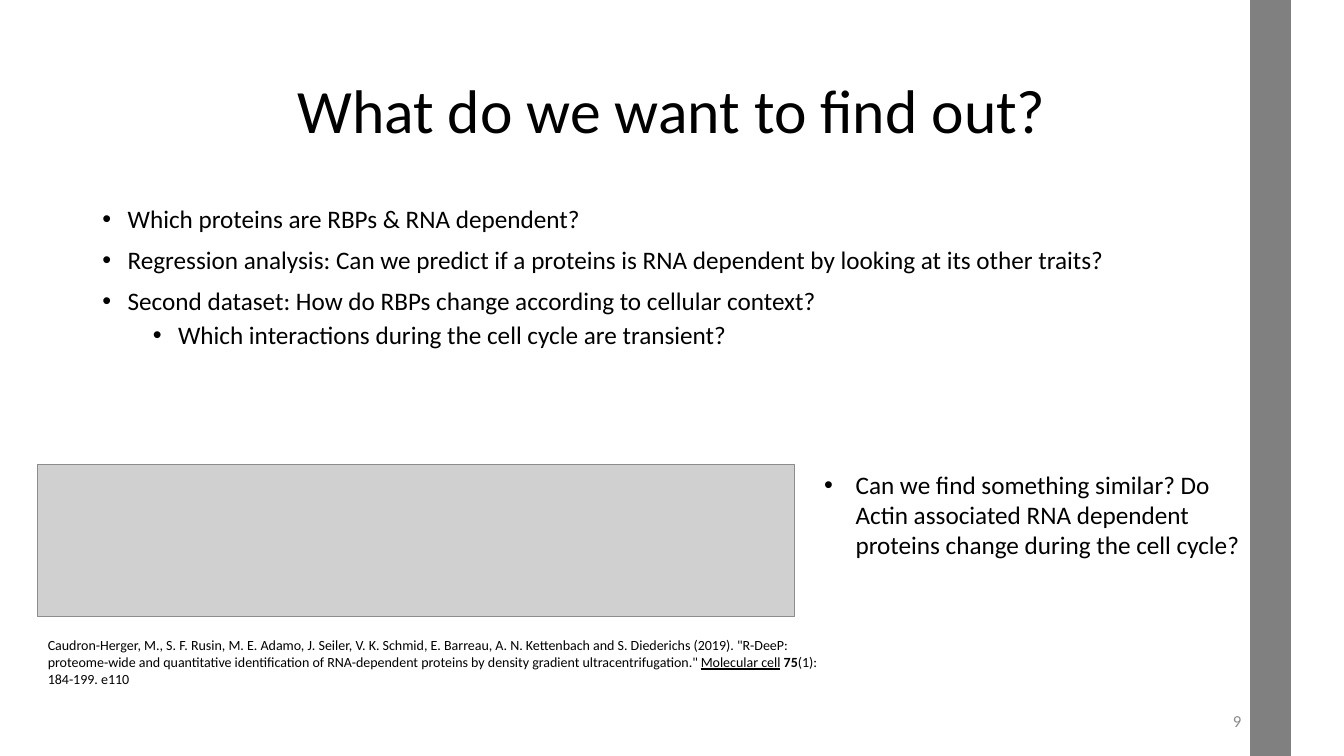
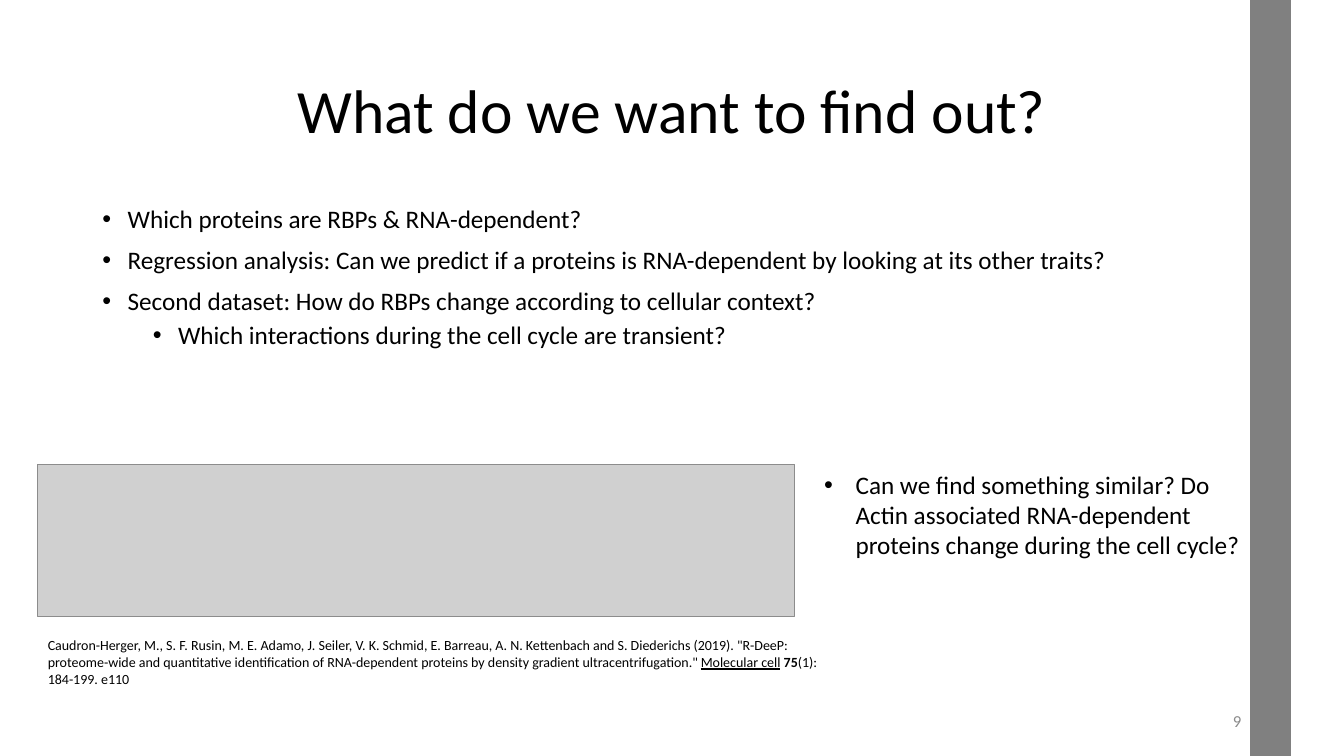
Before and after one commit to datascience-mobi-2022/2022-topic-03-team-05, a slide deck: slide 9 of Project Proposal_temporary draft.pptx. Drawn at 1344x756 pixels with LibreOffice and Linux fonts; fonts in the diff are those of the drawing; grey boxes stand for pictures. Boxes give left, top, right and bottom in pixels: in the first picture for what was removed or moved away, otherwise in the second. Text is boxed around its words. In the diff, an @@ line names an element or a change of style, - is before the commit and + after.

```diff
--- a/Project Proposal_temporary draft.pptx
+++ b/Project Proposal_temporary draft.pptx
@@ text at [128, 210, 1104, 274]: text changed @@
-• Which proteins are RBPs & RNA dependent?
-• Regression analysis: Can we predict if a proteins is RNA dependent by looking at its other traits?
+• Which proteins are RBPs & RNA-dependent?
+• Regression analysis: Can we predict if a proteins is RNA-dependent by looking at its other traits?
@@ text at [856, 476, 1239, 559]: text changed @@
-• Can we find something similar? Do Actin associated RNA dependent proteins change during the cell cycle?
+• Can we find something similar? Do Actin associated RNA-dependent proteins change during the cell cycle?
```
Also in this commit, not shown: 18 other slides changed.
